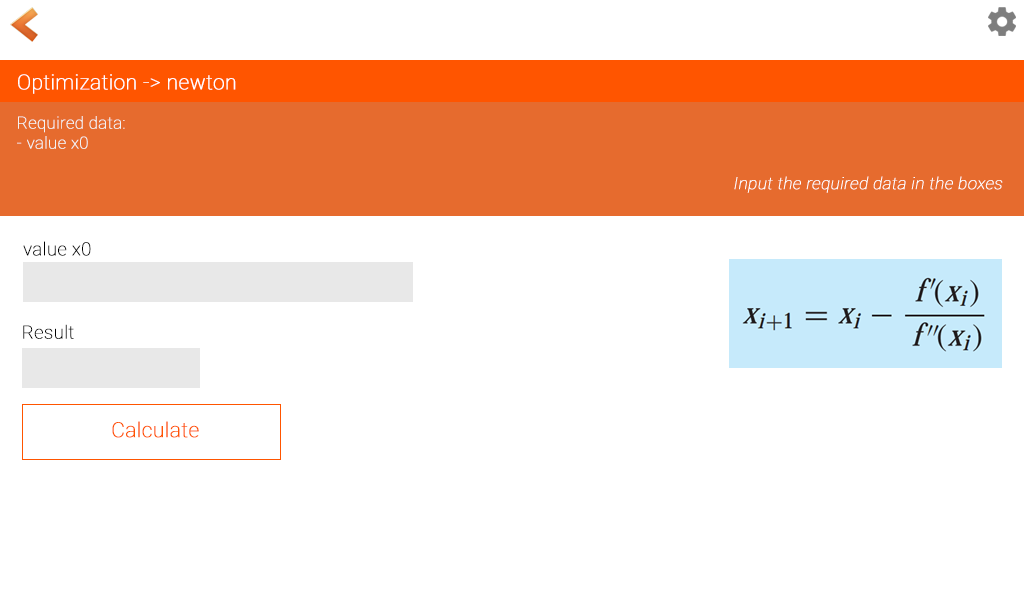
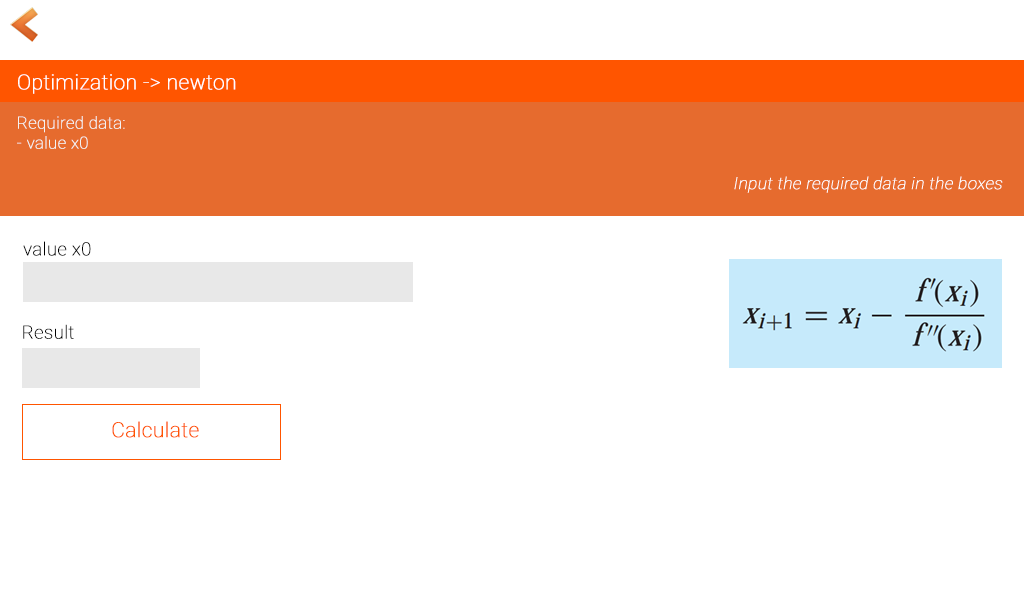
Layer changes from the first 1024x600 image to the second:
removed layer "Settings Icon" over (x1=988, y1=7, x2=1016, y2=36)
